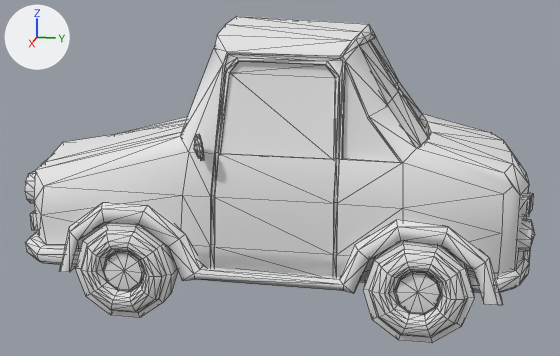
The OBJ model Game/_vs2015/release_dynamic_exe/mge/models/car.obj as it was, and as the next commit left it.
Camera for both pictures: a 50 mm camera at (6.48, 1.32, 2.27) aimed at (0.04, 0.03, 0.66). Lighting does not change. The marker at upper left points along +X, +Y and +Z. Mesh edges are drawn as thin lines. Where no turn or scale is listed for an object, it has been applied to the vertices.

The first picture shows 'car'.
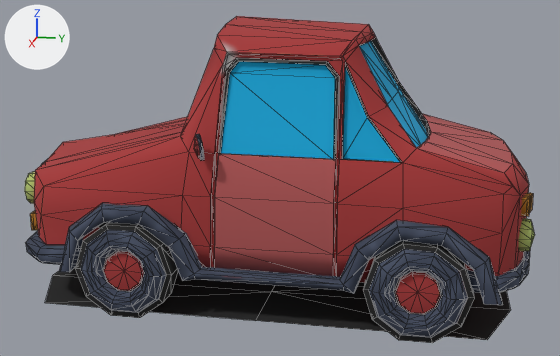
Boxes (x1, y1, x2, y2) around the edits, measured in the pictures (560 x 356 px):
part 1 of me_car, built on
    before: (168, 67, 520, 276)
    after: (45, 67, 520, 340)
part 2 of me_car, recoloured
    both: (25, 16, 535, 343)

What changed in the scene script:
```text
Add img_carcentered_1001_albedotransparency_png:
    img_carcentered_1001_albedotransparency_png = load_image('CarCentered_1001_AlbedoTransparency.png', 'CarCentered_1001_AlbedoTransparency.png', 1024, 1024, 'sRGB')
Add mat_car1_initialshadinggroup:
    mat_car1_initialshadinggroup = principled_material('car1:initialShadingGroup')
    mat_car1_initialshadinggroup.texture = img_carcentered_1001_albedotransparency_png
    mat_car1_initialshadinggroup.roughness = 1.0
Change me_car:
    used by ob_car; location = (0.0, 0.0, 0.0)
    remove me_car.from_pydata(...)  # 1418 vertices, 2320 faces; spans x -1.18..1.16, y -2.16..2.16, z -0.26..2.04
    add me_car.from_pydata(...)  # 1430 vertices, 2354 faces; spans x -1.18..1.16, y -2.16..2.16, z -0.27..2.04
    me_car part 1
    8 faces are deleted
    12 vertices are added at x -0.97..0.97, y -2.01..2.0, z -0.27
    42 new faces join them
    me_car part 2: 2312 faces spanning x -1.18..1.16, y -2.16..2.16, z -0.26..2.04 switch from mat_initialshadinggroup (white #e7e7e7) to mat_car1_initialshadinggroup (picture img_carcentered_1001_albedotransparency_png)
```
